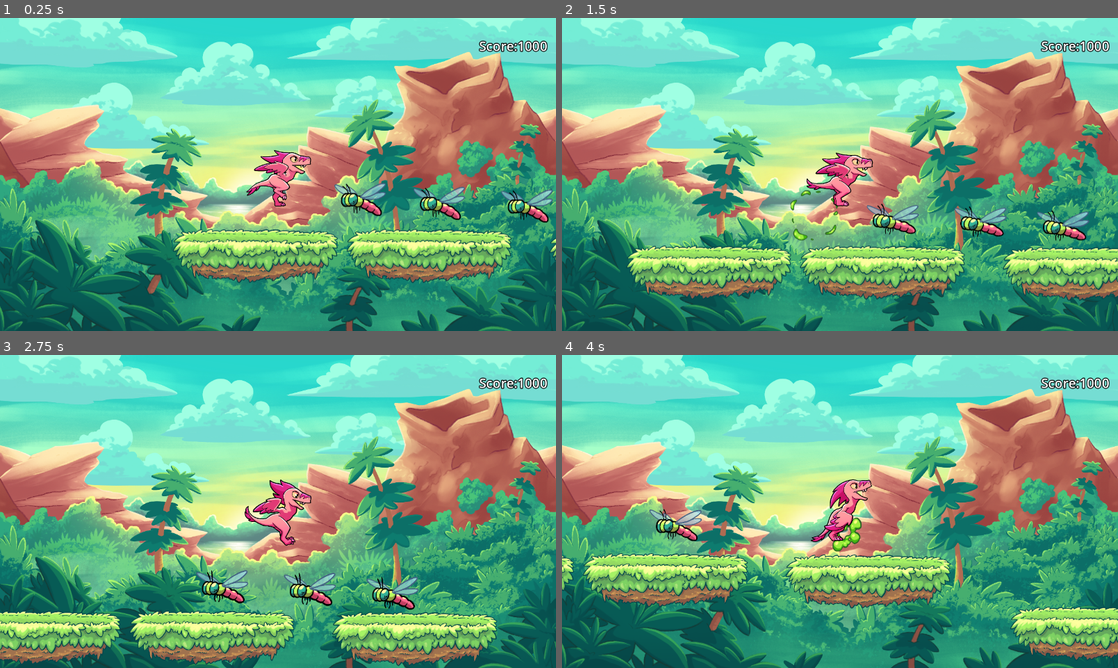
Above: before the commit, frames 1-4 (two rows, left to right).
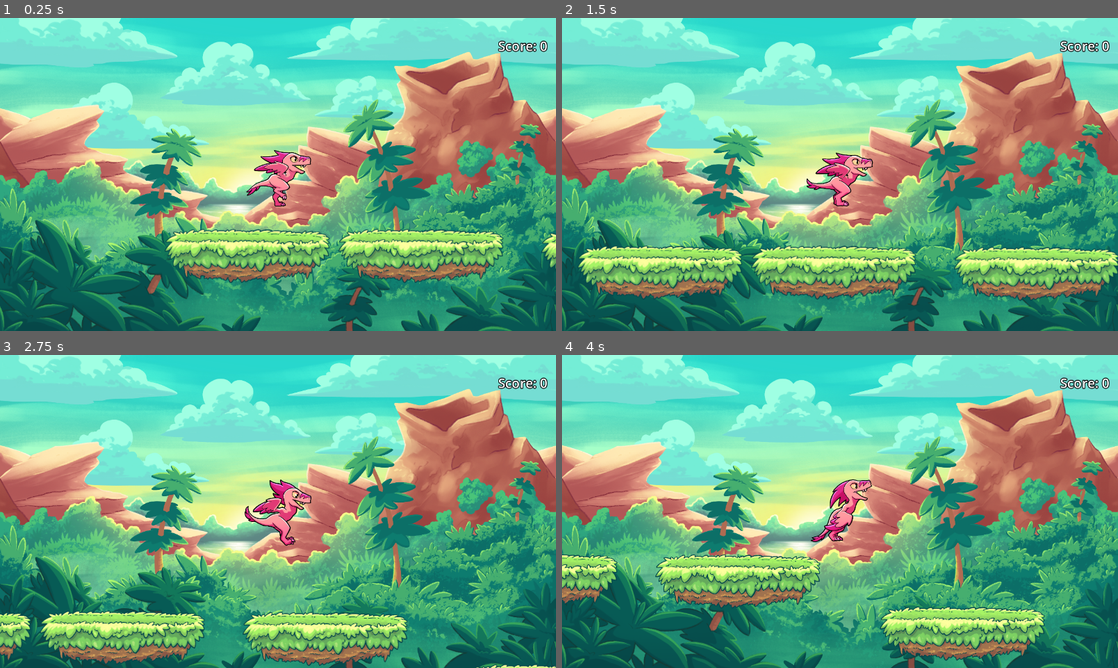
Above: after the commit, the same moments.

Repository: nathanuhn/Tumbling-Raptor
Game: Godot game, scene res://scenes/main.tscn
Same seed, same stepped clock (60 frames per second), same inputs: the game is played once before the commit and once after it.
Inputs:
- Up to frame 1 (0.25 s): no input
- Up to frame 2 (1.5 s): tap Space (jump) at 0.77 s
- Up to frame 3 (2.75 s): tap Space (jump) at 1.52 s
- Up to frame 4 (4 s): tap Space (jump) at 3.02, 3.77 s

The runs differ from the first frame. In frame 1, 7.4% of the frame differs, in the area x 29-100%, y 7-85%; in frame 2, 13%; in frame 3, 13%; in frame 4, 16%, in the area x 0-100%, y 7-98%.

Commit message:
I addeed the collectibles

Diff:
--- a/scenes/main.tscn
+++ b/scenes/main.tscn
@@ -1,16 +1,15 @@
-[gd_scene load_steps=8 format=3 uid="uid://h75ilkh4ymnv"]
+[gd_scene load_steps=7 format=3 uid="uid://h75ilkh4ymnv"]
 
 [ext_resource type="Script" path="res://scripts/games.gd" id="1_avk18"]
 [ext_resource type="Texture2D" uid="uid://bw3wndsrsivaq" path="res://assets/sprites/Background/background_static.png" id="1_r0nmo"]
 [ext_resource type="PackedScene" uid="uid://dcq2uvqo8hbgj" path="res://scenes/platform.tscn" id="2_ixxmg"]
 [ext_resource type="PackedScene" uid="uid://b4wma7514kdnd" path="res://scenes/player.tscn" id="3_j2ena"]
 [ext_resource type="Script" path="res://scripts/player.gd" id="4_474lu"]
-[ext_resource type="PackedScene" uid="uid://bhap6c1rglncl" path="res://scenes/collectible.tscn" id="6_03ui2"]
 [ext_resource type="AudioStream" uid="uid://dal3i8dnhobtq" path="res://assets/sounds/collect.wav" id="7_knj21"]
 
 [node name="World" type="Node2D" node_paths=PackedStringArray("moving_environment") groups=["example"]]
 script = ExtResource("1_avk18")
-world_speed = 200
+world_speed = 275
 moving_environment = NodePath("Enviornment/Moving")
 
 [node name="Camera2D" type="Camera2D" parent="."]
@@ -25,22 +24,6 @@
 [node name="Moving" type="Node2D" parent="Enviornment"]
 
 [node name="Platform" parent="Enviornment/Moving" instance=ExtResource("2_ixxmg")]
-
-[node name="Collectible" parent="Enviornment/Moving" node_paths=PackedStringArray("game") instance=ExtResource("6_03ui2")]
-position = Vector2(242, -131)
-game = NodePath("../../..")
-
-[node name="Collectible2" parent="Enviornment/Moving" node_paths=PackedStringArray("game") instance=ExtResource("6_03ui2")]
-position = Vector2(816, -107)
-game = NodePath("../../..")
-
-[node name="Collectible3" parent="Enviornment/Moving" node_paths=PackedStringArray("game") instance=ExtResource("6_03ui2")]
-position = Vector2(424, -122)
-game = NodePath("../../..")
-
-[node name="Collectible4" parent="Enviornment/Moving" node_paths=PackedStringArray("game") instance=ExtResource("6_03ui2")]
-position = Vector2(626, -116)
-game = NodePath("../../..")
 
 [node name="Player" parent="." node_paths=PackedStringArray("camera") instance=ExtResource("3_j2ena")]
 position = Vector2(2, -202)
--- /dev/null
+++ b/scenes/platform_collectible_single.tscn
@@ -0,0 +1,20 @@
+[gd_scene load_steps=4 format=3 uid="uid://bs0uhea5tg6bb"]
+
+[ext_resource type="Texture2D" uid="uid://cjftwa07xwkyf" path="res://assets/sprites/Platform/platform.png" id="1_citvu"]
+[ext_resource type="PackedScene" uid="uid://bhap6c1rglncl" path="res://scenes/collectible.tscn" id="2_s7voq"]
+
+[sub_resource type="RectangleShape2D" id="RectangleShape2D_c4p0v"]
+size = Vector2(380, 40)
+
+[node name="Platform" type="StaticBody2D"]
+
+[node name="Sprite2D" type="Sprite2D" parent="."]
+texture = ExtResource("1_citvu")
+
+[node name="CollisionShape2D" type="CollisionShape2D" parent="."]
+position = Vector2(0, -20)
+shape = SubResource("RectangleShape2D_c4p0v")
+
+[node name="Collectible" parent="." instance=ExtResource("2_s7voq")]
+position = Vector2(0, -138)
+scale = Vector2(0.3, 0.3)
--- a/scripts/games.gd
+++ b/scripts/games.gd
@@ -8,8 +8,11 @@
 
 @onready var collect_sound = $Sounds/CollectSound
 
+@onready var score_label = $HUD/UI/Score
+
 
 var platform = preload("res://scenes/platform.tscn")
+var platform_collectible_single = preload("res://scenes/platform_collectible_single.tscn")
 
 var rng = RandomNumberGenerator.new()
 var last_platform_position = Vector2.ZERO
@@ -26,9 +29,15 @@
 		collectible_pitch = 1.0
 	if Time.get_ticks_msec() > next_spawn_time:
 		_spawn_next_platform()
+	score_label.text = "Score: %s" % score
 
 func _spawn_next_platform():
-	var new_platform = platform.instantiate()
+	var available_platforms = [
+		platform,
+		platform_collectible_single,
+	]
+	var random_platform = available_platforms.pick_random()
+	var new_platform = random_platform.instantiate()
 
 	if last_platform_position == Vector2.ZERO:
 
Not shown, added: assets/background_music.mp3.import
Not shown, removed: assets/sounds/background_music.mp3.import
Not shown, added: assets/background_music.mp3
